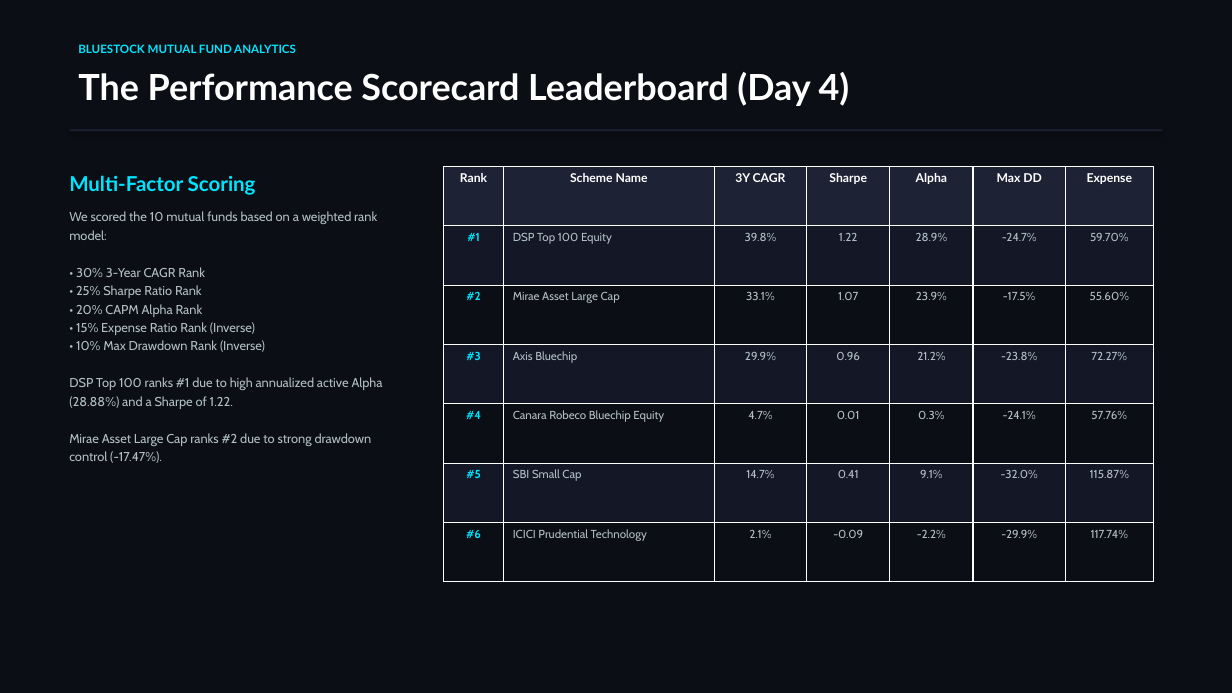
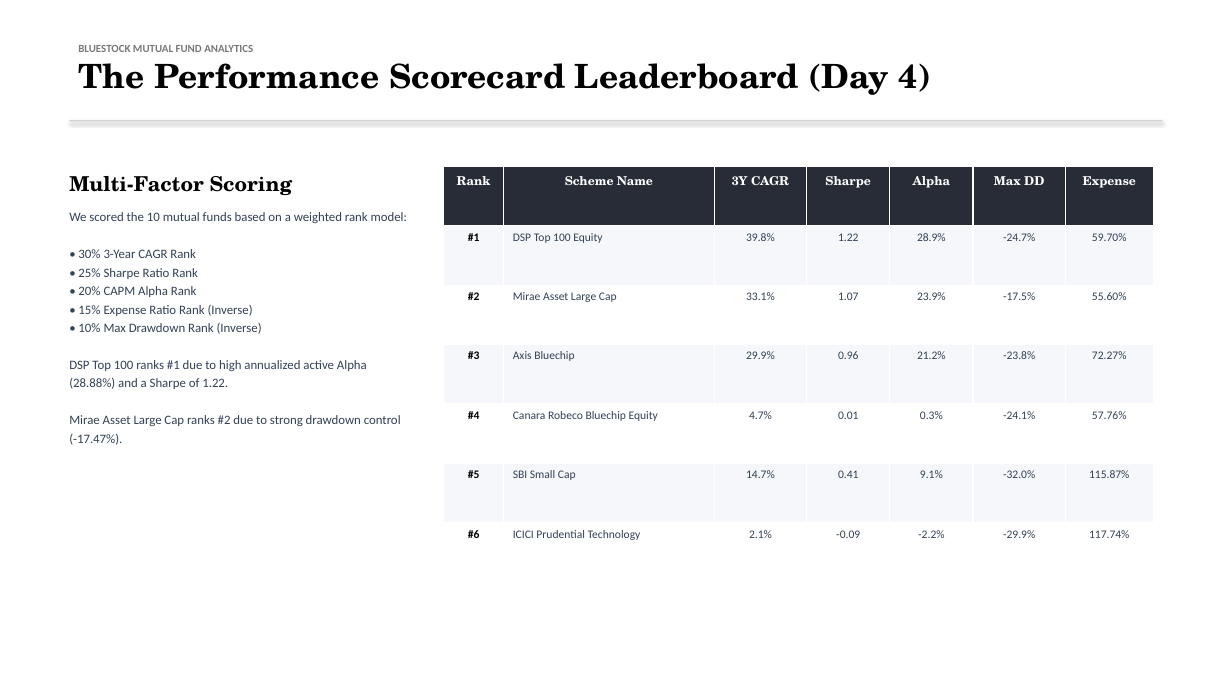
Before and after one commit to DHILEEPB/bluestock_mf_capstone, a slide deck: slide 7 of reports/Presentation.pptx. Drawn at 1232x693 pixels with LibreOffice and Linux fonts; fonts in the diff are those of the drawing. Boxes give left, top, right and bottom in pixels: in the first picture for what was removed or moved away, otherwise in the second. Text is boxed around its words. In the diff, an @@ line names an element or a change of style, - is before the commit and + after.

Commit message:
docs: restyle Presentation.pptx to match Urban Monochrome template style

```diff
--- a/reports/Presentation.pptx
+++ b/reports/Presentation.pptx
@@ background #0B0E14 to #FFFFFF @@
@@ text "BLUESTOCK MUTUAL FUND ANALYTICS" at bbox=[78, 45, 253, 52]: size 9 to 8.5 pt, font Lato to Calibri, text colour #00E5FF to #787878 @@
@@ text "The Performance Scorecard Leaderboard (Day ...": place and size @@
-text "The Performance Scorecard Leaderboard (Day ..." at bbox=[78, 72, 850, 106]
+text "The Performance Scorecard Leaderboard (Day ..." at bbox=[78, 63, 931, 95]
@@ text "The Performance Scorecard Leaderboard (Day ..." at bbox=[78, 63, 931, 95]: size 28 to 26 pt, font Lato to TeX Gyre Schola, text colour #FFFFFF to #000000 @@
@@ rectangle: place and size @@
-rectangle at bbox=[69, 129, 1163, 131]
+rectangle at bbox=[69, 120, 1163, 121]
@@ rectangle at bbox=[69, 120, 1163, 121]: fill #1E2235 to #D2D2D2 @@
@@ text "Multi-Factor Scoring" at bbox=[69, 176, 407, 445]: font Lato to TeX Gyre Schola, text colour #00E5FF to #000000 in "Multi-Factor Scoring"; font Cabin to Calibri, text colour #B0BEC5 to #334155 @@
@@ table at bbox=[444, 166, 1153, 582] @@
@@ fill #1E2235 to #282C37 in row 1 @@
@@ fill #141826 to #F5F7FA in 21 cells @@
@@ fill #0B0E14 to #FFFFFF in 21 cells @@
@@ font Lato to TeX Gyre Schola in "Rank", "Scheme Name", "3Y CAGR", "Sharpe" and 3 more places @@
@@ font Cabin to Calibri in "#1", "DSP Top 100 Equity", "39.8%", "1.22" and 38 more places @@
@@ text colour #00E5FF to #000000 in "#1", "#2", "#3", "#4" and 2 more places @@
@@ text colour #B0BEC5 to #334155 in "DSP Top 100 Equity", "39.8%", "1.22", "28.9%" and 32 more places @@
```
Also in this commit, not shown: 11 other slides changed, 3 other files.
